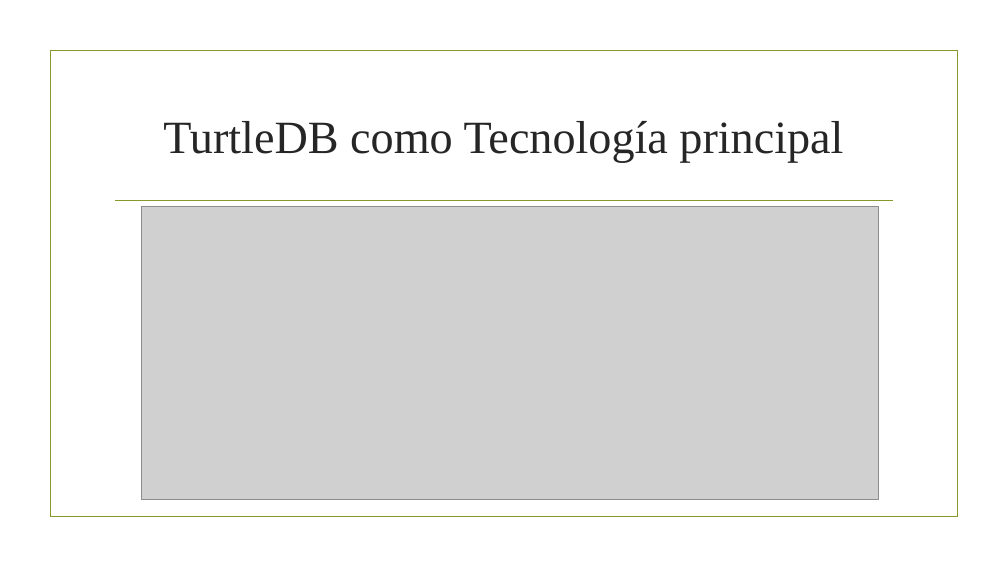
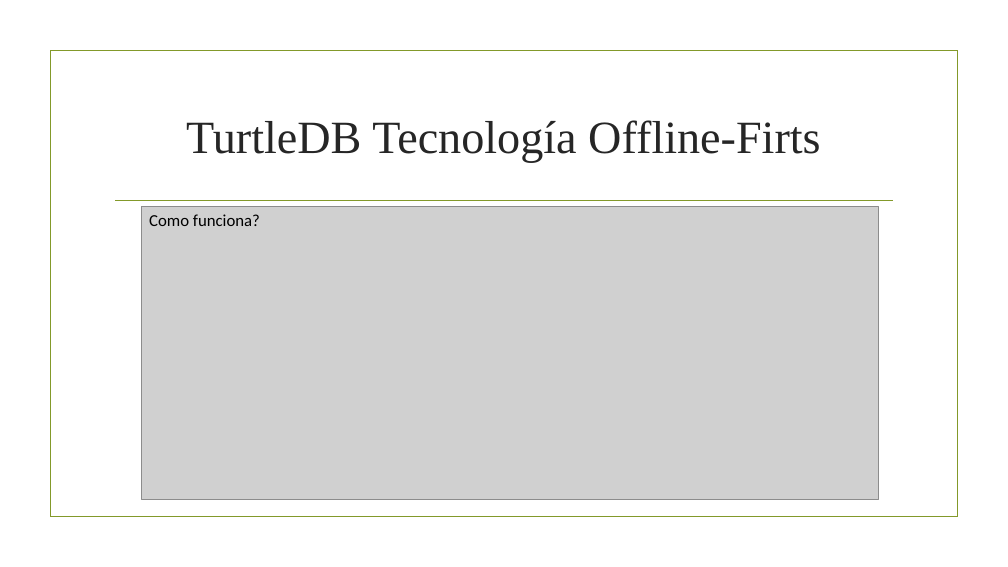
Before and after one commit to karin-romero/WT-Project, a slide deck: slide 5 of group6/Voto_Presentacion.pptx (slide 4 before the commit). Drawn at 1008x567 pixels with LibreOffice and Linux fonts; fonts in the diff are those of the drawing; grey boxes stand for pictures; background and template pictures are left out. Boxes give left, top, right and bottom in pixels: in the first picture for what was removed or moved away, otherwise in the second. Text is boxed around its words. In the diff, an @@ line names an element or a change of style, - is before the commit and + after.

```diff
--- a/group6/Voto_Presentacion.pptx
+++ b/group6/Voto_Presentacion.pptx
@@ title at (x1=186, y1=120, x2=820, y2=162): text changed @@
-TurtleDB como Tecnología principal
+TurtleDB Tecnología Offline-Firts
@@ text added at (x1=149, y1=214, x2=260, y2=226), 16 pt, text #000000 @@
+Como funciona?
```
Also in this commit, not shown: 1 slide added, 1 slide removed.
